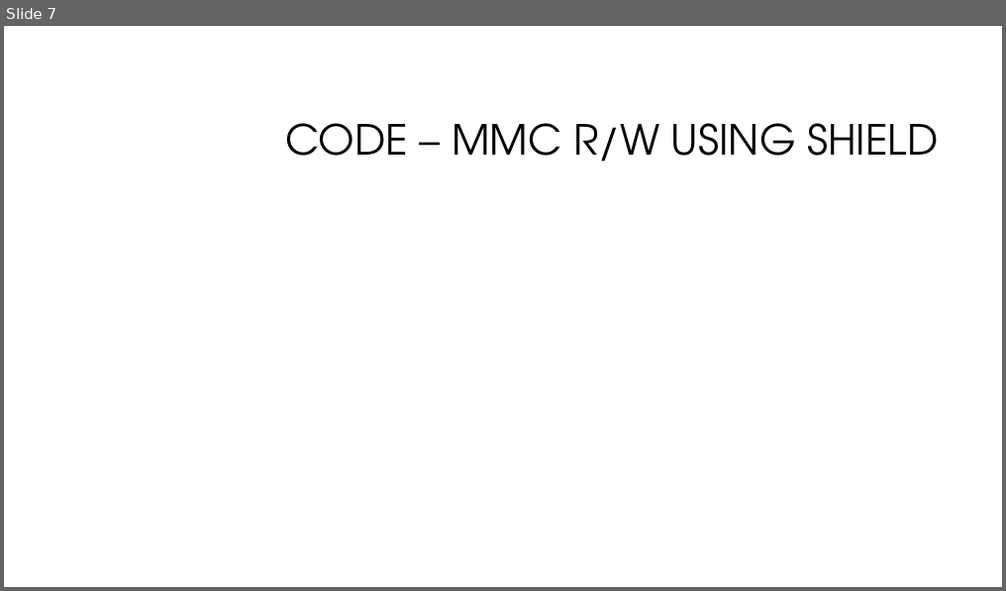
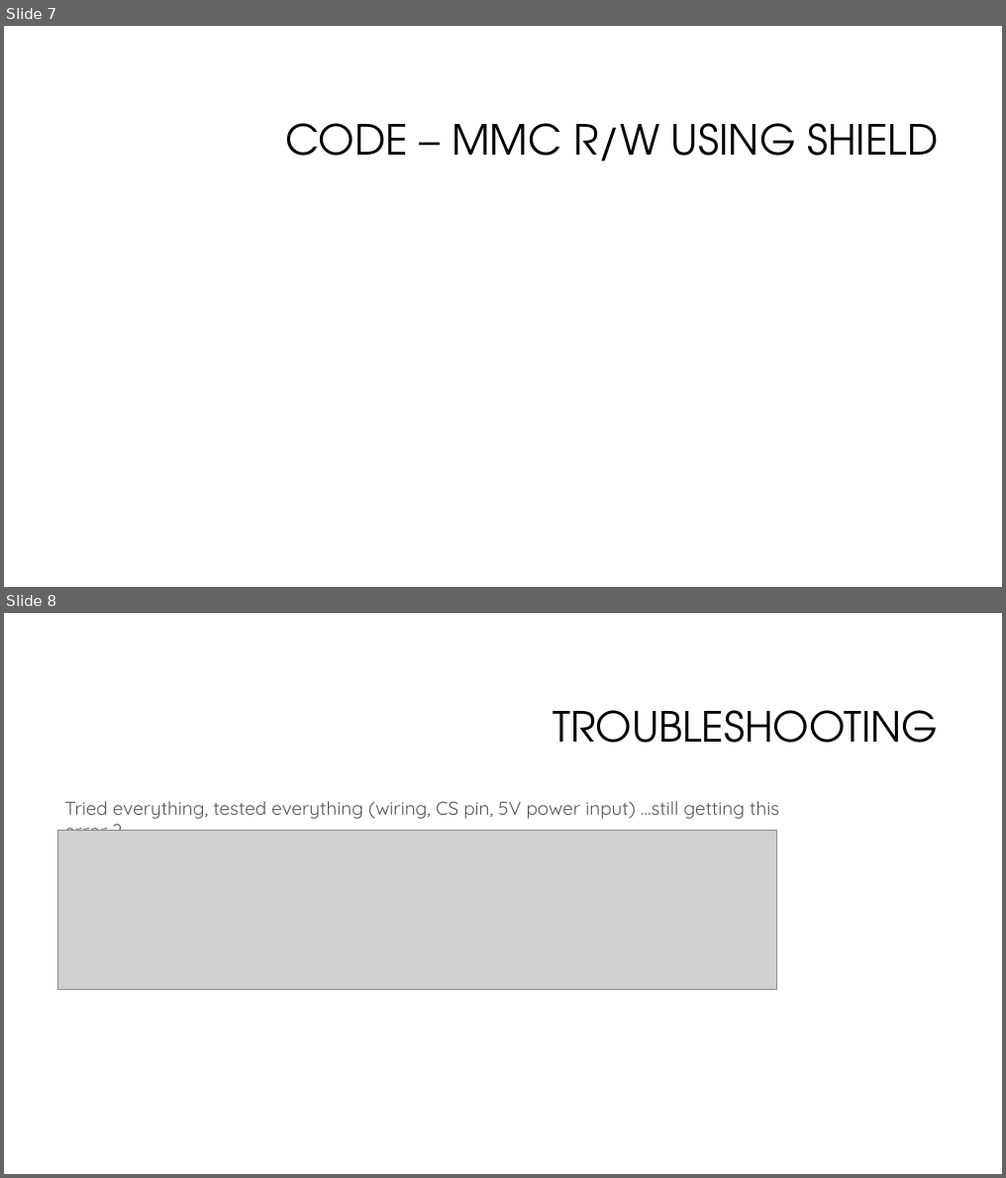
Before and after one commit to softwaresunleashed/arduino, a slide deck: custom_projects/01_MicroSdCardInterfacing/01_MicroSdCardInterfacing.pptx. Shown one above the other, each under a label of ours: slide 7 before the commit, slides 7 and 8 after it. The pictures are 1006x591 and 1006x1178 pixels, drawn with LibreOffice and Linux fonts; fonts in the diff are those of the drawing; grey boxes stand for pictures; background and template pictures are left out. Boxes give left, top, right and bottom in pixels: in the first picture for what was removed or moved away, otherwise in the second. Text is boxed around its words. In the diff, an @@ line names an element or a change of style, - is before the commit and + after.

```diff
--- a/custom_projects/01_MicroSdCardInterfacing/01_MicroSdCardInterfacing.pptx
+++ b/custom_projects/01_MicroSdCardInterfacing/01_MicroSdCardInterfacing.pptx
@@ slide 8 added at [4,613,1002,1174], background #FFFFFF @@
@@ title added at [552,710,938,743], 40 pt, text #000000 @@
+TROUBLESHOOTING
@@ text added at [64,801,779,831], 18 pt, text #555555 @@
+Tried everything, tested everything (wiring, CS pin, 5V power input) …still getting this error ?
@@ picture added at [57,830,776,990] @@
```
Also in this commit, not shown: 1 slide changed, 6 other files.
